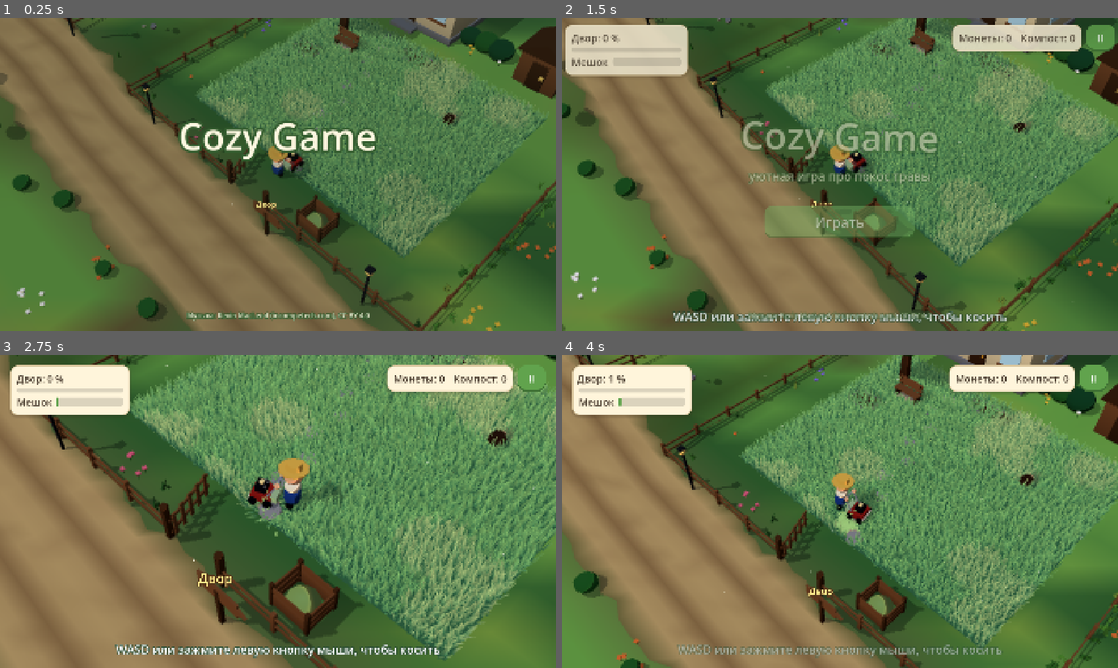
Above: before the commit, frames 1-4 (two rows, left to right).
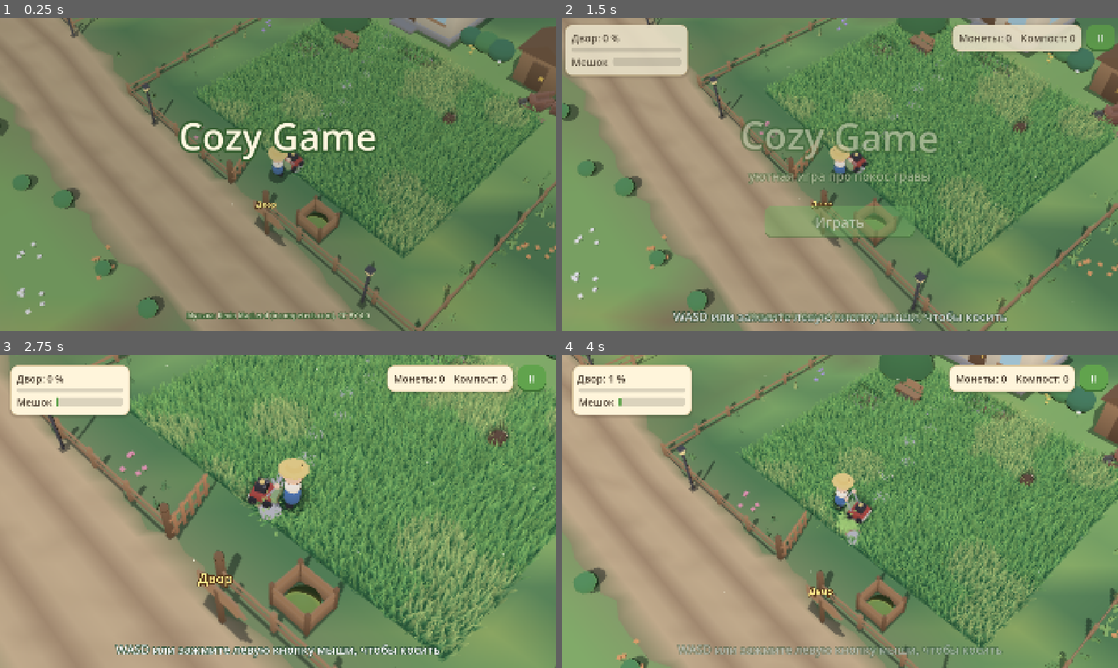
Above: after the commit, the same moments.

Repository: MrKrob00/Cozy-Game
Game: Godot game, scene res://scenes/village.tscn
Same seed, same stepped clock (60 frames per second), same inputs: the game is played once before the commit and once after it.
Inputs (mouse positions are in pixels of both pictures, inside the frame that each line leads up to):
- Up to frame 1 (0.25 s): no input
- Up to frame 2 (1.5 s): move the mouse to (962, 158) at 0.52 s; hold D (move_right) 0.53-1.25 s; hold E (interact) 0.53-1.25 s; click (962, 158) at 0.67 s; click "Играть" at 1.25 s
- Up to frame 3 (2.75 s): drag from (166, 527) to (250, 574) at 2.02 s
- Up to frame 4 (4 s): move the mouse to (895, 442) at 2.77 s; hold D (move_right) 2.78-3.5 s; hold Mouse wheel down (zoom_out) 2.78-3.5 s; drag from (812, 574) to (673, 464) at 3.52 s

The runs differ from the first frame. In frame 1, 76% of the frame differs, in the area x 0-100%, y 0-100%; in frame 2, 69%; in frame 3, 62%; in frame 4, 69%.

Commit message:
Add KayKit models, a windmill landmark and fix colour and shadow bugs
Bring in CC0 models from KayKit Medieval Hexagon (trees, rocks, water
lilies, barrels, crates, sacks, wheelbarrow, lumber, windmill),
converted to vertex colours by tools/convert_kaykit.py and tinted to
our palette. Trees around the village and in plots, meadow rocks and
pond lilies use them; prop clusters make yards and the square look
lived in. A windmill with turning sails stands on the hill past the
last plot as a landmark that pulls the player up the road.

Fix vertex colours being converted to linear twice (models and the
meadow came out about half as bright), move the sun behind the
camera so objects face the viewer with their lit side, and cast
shadows from each part's own base so they land on terraces and
ramps.

Co-Authored-By: Claude Opus 5.5 <noreply@anthropic.com>
Claude-Session: https://claude.ai/code/session_01Lbjh89c2rRWiLCHeMGFfiw

Diff:
--- a/scenes/plots/garden.tscn
+++ b/scenes/plots/garden.tscn
@@ -11,6 +11,7 @@
 [ext_resource type="Script" path="res://scripts/flower_bed.gd" id="9_bed"]
 [ext_resource type="Script" path="res://scripts/wild_flowers.gd" id="10_wild"]
 [ext_resource type="Script" path="res://scripts/villager.gd" id="11_villager"]
+[ext_resource type="Script" path="res://scripts/props_cluster.gd" id="90_cluster"]
 
 [node name="Garden" type="Node3D"]
 script = ExtResource("1_plot")
@@ -158,3 +159,15 @@
 display_name = "монетки в жестянке"
 kind = 2
 coins_reward = 15
+
+[node name="PropsHouse" type="Node3D" parent="."]
+transform = Transform3D(1, 0, 0, 0, 1, 0, 0, 0, 1, 8.6, 0, -8.6)
+script = ExtResource("90_cluster")
+kind = 1
+random_seed = 28
+
+[node name="PropsWell" type="Node3D" parent="."]
+transform = Transform3D(1, 0, 0, 0, 1, 0, 0, 0, 1, -10.4, 0, -3.0)
+script = ExtResource("90_cluster")
+kind = 1
+random_seed = 64
--- a/scenes/plots/orchard.tscn
+++ b/scenes/plots/orchard.tscn
@@ -12,6 +12,7 @@
 [ext_resource type="Script" path="res://scripts/wild_flowers.gd" id="10_wild"]
 [ext_resource type="Script" path="res://scripts/animal.gd" id="11_animal"]
 [ext_resource type="Script" path="res://scripts/stepping_stones.gd" id="12_stones"]
+[ext_resource type="Script" path="res://scripts/props_cluster.gd" id="90_cluster"]
 
 [node name="Orchard" type="Node3D"]
 script = ExtResource("1_plot")
@@ -251,3 +252,15 @@
 [node name="CompostBin" type="Node3D" parent="."]
 transform = Transform3D(1, 0, 0, 0, 1, 0, 0, 0, 1, 3.6, 0, 11.4)
 script = ExtResource("6_compost")
+
+[node name="PropsHarvestA" type="Node3D" parent="."]
+transform = Transform3D(1, 0, 0, 0, 1, 0, 0, 0, 1, 16.2, 0, 10.6)
+script = ExtResource("90_cluster")
+kind = 3
+random_seed = 26
+
+[node name="PropsHarvestB" type="Node3D" parent="."]
+transform = Transform3D(1, 0, 0, 0, 1, 0, 0, 0, 1, -16.0, 0, -11.0)
+script = ExtResource("90_cluster")
+kind = 3
+random_seed = 35
--- a/scenes/plots/square.tscn
+++ b/scenes/plots/square.tscn
@@ -13,6 +13,7 @@
 [ext_resource type="Script" path="res://scripts/villager.gd" id="11_villager"]
 [ext_resource type="Script" path="res://scripts/repairable.gd" id="12_repair"]
 [ext_resource type="Script" path="res://scripts/bureau.gd" id="13_bureau"]
+[ext_resource type="Script" path="res://scripts/props_cluster.gd" id="90_cluster"]
 
 [node name="Square" type="Node3D"]
 script = ExtResource("1_plot")
@@ -203,3 +204,15 @@
 appears_after_plot = "square"
 arrival_text = "В деревню вернулся почтальон — он у калитки площади"
 lines = PackedStringArray("Нашёл в траве чужую вещь? Неси в «Бюро находок» — верну хозяину.", "Фонтан бы починить… С водой площадь совсем другая.", "Фруктовый сад рядом. Говорят, в пруду там живут лягушки.")
+
+[node name="PropsMarketA" type="Node3D" parent="."]
+transform = Transform3D(1, 0, 0, 0, 1, 0, 0, 0, 1, -11.6, 0, -8.8)
+script = ExtResource("90_cluster")
+kind = 2
+random_seed = 1
+
+[node name="PropsMarketB" type="Node3D" parent="."]
+transform = Transform3D(1, 0, 0, 0, 1, 0, 0, 0, 1, 11.4, 0, 8.6)
+script = ExtResource("90_cluster")
+kind = 2
+random_seed = 18
--- a/scenes/plots/yard.tscn
+++ b/scenes/plots/yard.tscn
@@ -12,6 +12,7 @@
 [ext_resource type="Script" path="res://scripts/workshop.gd" id="10_workshop"]
 [ext_resource type="Script" path="res://scripts/villager.gd" id="11_villager"]
 [ext_resource type="Script" path="res://scripts/bedtime.gd" id="12_bedtime"]
+[ext_resource type="Script" path="res://scripts/props_cluster.gd" id="90_cluster"]
 
 [node name="Yard" type="Node3D"]
 script = ExtResource("1_plot")
@@ -122,3 +123,15 @@
 display_name = "старые монетки"
 kind = 2
 coins_reward = 10
+
+[node name="PropsShed" type="Node3D" parent="."]
+transform = Transform3D(1, 0, 0, 0, 1, 0, 0, 0, 1, 7.6, 0, -7.2)
+script = ExtResource("90_cluster")
+kind = 0
+random_seed = 93
+
+[node name="PropsHouse" type="Node3D" parent="."]
+transform = Transform3D(1, 0, 0, 0, 1, 0, 0, 0, 1, -7.6, 0, -7.4)
+script = ExtResource("90_cluster")
+kind = 1
+random_seed = 28
--- a/scripts/graphics.gd
+++ b/scripts/graphics.gd
@@ -59,8 +59,10 @@
 const EXPOSURE := 0.86
 const BOUNCE := Color(0.50, 0.44, 0.30)
 const GLOW := Color(0.36, 0.14, 0.03)
-## Направление солнечных лучей (как у прежнего DirectionalLight3D).
-const SUN_DIRECTION := Vector3(0.353, -0.788, -0.504)
+## Направление солнечных лучей. Солнце светит из-за плеча камеры, слева:
+## к игроку обращены освещённые стороны предметов, тени падают от камеры.
+## (Раньше свет шёл сбоку-сзади, и деревья с кустами были к нам теневой стороной.)
+const SUN_DIRECTION := Vector3(-0.28, -0.76, -0.58)
 
 var preset: Dictionary:
 	get:
@@ -113,10 +115,12 @@
 		haze := Color(0.66, 0.88, 0.98)) -> void:
 	var haze_linear := haze.srgb_to_linear()
 	_day["haze_color"] = Vector3(haze_linear.r, haze_linear.g, haze_linear.b)
-	_day["day_sun"] = Vector3(sun.r, sun.g, sun.b) * sun_energy * EXPOSURE
-	_day["day_ambient"] = Vector3(ambient.r, ambient.g, ambient.b) * EXPOSURE
+	# Меньше заполняющего света и больше солнца: формы читаются, картинка
+	# не плоская.
+	_day["day_sun"] = Vector3(sun.r, sun.g, sun.b) * sun_energy * EXPOSURE * 1.3
+	_day["day_ambient"] = Vector3(ambient.r, ambient.g, ambient.b) * EXPOSURE * 0.72
 	# Отражённый от земли свет — тёплый, от него тени снизу не серые.
-	_day["day_bounce"] = Vector3(BOUNCE.r, BOUNCE.g, BOUNCE.b) * EXPOSURE
+	_day["day_bounce"] = Vector3(BOUNCE.r, BOUNCE.g, BOUNCE.b) * EXPOSURE * 0.72
 	_day["day_glow"] = Vector3(GLOW.r, GLOW.g, GLOW.b) * sun_energy
 	_day["day_saturation"] = saturation
 	_push(_lit, _day)
--- a/scripts/meadow.gd
+++ b/scripts/meadow.gd
@@ -10,16 +10,16 @@
 ##   * густые кочки вдоль заборов, чтобы сломать длинные прямые линии.
 ## Всё временное, из примитивов; россыпи склеиваются по клеткам (Placeholder).
 
-const GRASS_LIGHT := Color(0.62, 0.82, 0.44)
-const GRASS_DARK := Color(0.42, 0.65, 0.38)
-const CLOVER := Color(0.74, 0.82, 0.40)
-const DRY := Color(0.80, 0.78, 0.46)
+const GRASS_LIGHT := Color(0.50, 0.73, 0.33)
+const GRASS_DARK := Color(0.30, 0.54, 0.29)
+const CLOVER := Color(0.62, 0.74, 0.30)
+const DRY := Color(0.74, 0.70, 0.38)
 const SLOPE := Color(0.50, 0.58, 0.32)
-const DIRT := Color(0.68, 0.57, 0.40)
-const WORN := Color(0.64, 0.66, 0.44)
-const ROAD := Color(0.88, 0.78, 0.57)
-const ROAD_RUT := Color(0.76, 0.64, 0.45)
-const ROAD_EDGE := Color(0.70, 0.66, 0.44)
+const DIRT := Color(0.60, 0.47, 0.32)
+const WORN := Color(0.56, 0.60, 0.36)
+const ROAD := Color(0.84, 0.70, 0.48)
+const ROAD_RUT := Color(0.68, 0.53, 0.36)
+const ROAD_EDGE := Color(0.60, 0.58, 0.36)
 const TUFTS := [Color(0.40, 0.66, 0.32), Color(0.52, 0.76, 0.36), Color(0.34, 0.58, 0.32),
 		Color(0.66, 0.76, 0.38)]
 const PETALS := [Color(1.0, 0.98, 0.94), Color(1.0, 0.86, 0.32), Color(1.0, 0.58, 0.68),
@@ -93,7 +93,7 @@
 			if edge:
 				color = ROAD_EDGE
 			vertices.append(Vector3(x, terrain.street_height(x) + 0.03, z))
-			colors.append(color.srgb_to_linear())
+			colors.append(color)
 	for row in rows - 1:
 		for column in COLUMNS:
 			var a := row * (COLUMNS + 1) + column
@@ -192,9 +192,9 @@
 
 
 static func rock(parent: Node3D, at: Vector3, size: float, rng: RandomNumberGenerator) -> void:
-	var stone := Placeholder.part(parent, Placeholder.sphere(size, 6), ROCKS[rng.randi() % ROCKS.size()],
-			at + Vector3(0.0, size * 0.3, 0.0), Vector3(0.0, rng.randf() * 360.0, rng.randf_range(-12.0, 12.0)))
-	stone.scale = Vector3(1.0, rng.randf_range(0.5, 0.75), rng.randf_range(0.8, 1.1))
+	# Камни — модели KayKit (их пять видов); size — примерный радиус.
+	var model: String = ["rock_a", "rock_b", "rock_c", "rock_d", "rock_e"][rng.randi() % 5]
+	Models.place(parent, model, at, size * 9.0, rng.randf() * TAU)
 
 
 static func mushroom(parent: Node3D, at: Vector3, rng: RandomNumberGenerator) -> void:
@@ -226,7 +226,7 @@
 			# Склоны чуть темнее и теплее: рельеф читается сверху.
 			var slope := 1.0 - normals[-1].y
 			color = color.lerp(SLOPE, clampf(slope * 4.0, 0.0, 0.45))
-			colors.append(color.srgb_to_linear())
+			colors.append(color)
 	for row in rows:
 		for column in columns:
 			var a := row * (columns + 1) + column
--- /dev/null
+++ b/scripts/models.gd
@@ -0,0 +1,41 @@
+class_name Models
+## Готовые модели KayKit (CC0, Kay Lousberg): деревья, камни, бочки, мельница.
+## Переведены скриптом tools/convert_kaykit.py: цвет — в вершинах, в альфе —
+## сила качания на ветру. Ставятся как детали Placeholder и склеиваются вместе
+## с ними в одну модель на объект.
+
+const DIRECTORY := "res://assets/models/"
+
+static var _meshes: Dictionary = {}
+
+
+## Модель по имени файла (без .gltf), или null.
+static func mesh(model: String) -> Mesh:
+	if _meshes.has(model):
+		return _meshes[model]
+	var found: Mesh = null
+	var path := DIRECTORY + model + ".gltf"
+	if ResourceLoader.exists(path):
+		var scene := (load(path) as PackedScene).instantiate()
+		for node in scene.find_children("*", "MeshInstance3D", true, false):
+			found = (node as MeshInstance3D).mesh
+			break
+		scene.free()
+	_meshes[model] = found
+	return found
+
+
+## Ставит модель как деталь: её склеит Placeholder.bake_tree.
+static func place(parent: Node3D, model: String, at: Vector3, scale: float, yaw := 0.0,
+		casts_shadow := true) -> MeshInstance3D:
+	var instance := MeshInstance3D.new()
+	instance.mesh = mesh(model)
+	instance.material_override = Placeholder.vertex_material()
+	instance.set_meta("vertex_colors", true)
+	instance.position = at
+	instance.rotation.y = yaw
+	instance.scale = Vector3.ONE * scale
+	if not casts_shadow:
+		instance.cast_shadow = GeometryInstance3D.SHADOW_CASTING_SETTING_OFF
+	parent.add_child(instance)
+	return instance
--- a/scripts/placeholder.gd
+++ b/scripts/placeholder.gd
@@ -158,16 +158,19 @@
 
 static func _bakeable(part_mesh: MeshInstance3D) -> bool:
 	return part_mesh.visible and part_mesh.mesh != null and not part_mesh.has_meta("no_bake") \
-			and _colors.has(part_mesh.material_override)
+			and (_colors.has(part_mesh.material_override) or part_mesh.has_meta("vertex_colors"))
 
 
 # Одна модель из деталей: вершины в координатах узла, цвет детали в вершинах
-# (линейный, как его видит шейдер), у цветов — основание стебля в UV2.
+# (в sRGB: движок переводит его в линейный сам), у цветов — основание стебля в UV2.
 static func _merge(items: Array, plant: bool) -> ArrayMesh:
 	var vertices := PackedVector3Array()
 	var normals := PackedVector3Array()
 	var colors := PackedColorArray()
 	var uv2 := PackedVector2Array()
+	# UV.y — низ детали (её «земля»): от него тень ложится на землю. Окружение
+	# склеено клетками, и детали в одной модели стоят на разной высоте.
+	var uv := PackedVector2Array()
 	var indices := PackedInt32Array()
 	for item: Array in items:
 		var mesh_part: MeshInstance3D = item[0]
@@ -178,16 +181,31 @@
 		var part_normals: PackedVector3Array = arrays[Mesh.ARRAY_NORMAL]
 		var part_indices: PackedInt32Array = arrays[Mesh.ARRAY_INDEX]
 		var start := vertices.size()
-		vertices.append_array(local * part_vertices)
+		var placed := local * part_vertices
+		vertices.append_array(placed)
+		var bottom := INF
+		for vertex in placed:
+			bottom = minf(bottom, vertex.y)
+		var part_uv := PackedVector2Array()
+		part_uv.resize(placed.size())
+		part_uv.fill(Vector2(0.0, bottom))
+		uv.append_array(part_uv)
 		var normal_basis := Transform3D(local.basis.inverse().transposed(), Vector3.ZERO)
 		normals.append_array(normal_basis * part_normals)
-		var color: Color = _colors[mesh_part.material_override].srgb_to_linear()
-		# Альфа цвета вершины — сила качания на ветру (листва, кочки, цветы).
-		color.a = mesh_part.get_meta("sway", 0.0)
-		var part_colors := PackedColorArray()
-		part_colors.resize(part_vertices.size())
-		part_colors.fill(color)
-		colors.append_array(part_colors)
+		if mesh_part.has_meta("vertex_colors"):
+			# Готовая модель: цвета уже в вершинах, альфа — качание.
+			colors.append_array(arrays[Mesh.ARRAY_COLOR])
+		else:
+			# Цвет вершины пишется как есть, в sRGB: движок сам переводит цвета
+			# вершин в линейные (проверено замером: с переводом здесь модели
+			# получались вдвое темнее).
+			var color: Color = _colors[mesh_part.material_override]
+			# Альфа цвета вершины — сила качания на ветру (листва, кочки, цветы).
+			color.a = mesh_part.get_meta("sway", 0.0)
+			var part_colors := PackedColorArray()
+			part_colors.resize(part_vertices.size())
+			part_colors.fill(color)
+			colors.append_array(part_colors)
 		if plant:
 			var anchor: Vector3 = mesh_part.get_meta("anchor", local.origin)
 			var part_uv2 := PackedVector2Array()
@@ -205,6 +223,7 @@
 	surface[Mesh.ARRAY_VERTEX] = vertices
 	surface[Mesh.ARRAY_NORMAL] = normals
 	surface[Mesh.ARRAY_COLOR] = colors
+	surface[Mesh.ARRAY_TEX_UV] = uv
 	if plant:
 		surface[Mesh.ARRAY_TEX_UV2] = uv2
 	surface[Mesh.ARRAY_INDEX] = indices
--- a/scripts/plot_prop.gd
+++ b/scripts/plot_prop.gd
@@ -25,6 +25,8 @@
 const POND_RADIUS := 2.8
 ## Насколько растворяется крона, когда заслоняет игрока.
 const CROWN_FADE := 0.3
+## Масштаб модели дерева: крона около 2,5 м в поперечнике, высота около 5 м.
+const TREE_SCALE := 4.2
 
 var _windows: Array[MeshInstance3D] = []
 var _door: Node3D
@@ -172,25 +174,20 @@
 
 
 func _build_tree() -> void:
-	Placeholder.part(self, Placeholder.cylinder(0.32, 2.2, 0.22), WOOD_DARK, Vector3(0.0, 1.1, 0.0))
-	# Крона — отдельная модель: она растворяется, когда заслоняет игрока.
+	# Дерево — модель KayKit целиком в узле кроны: оно растворяется, когда
+	# заслоняет игрока.
 	_crown = Node3D.new()
 	_crown.name = "Crown"
 	add_child(_crown)
-	for leaves in [
-		Placeholder.part(_crown, Placeholder.sphere(1.5), LEAVES, Vector3(0.0, 3.1, 0.0)),
-		Placeholder.part(_crown, Placeholder.sphere(1.05), LEAVES_LIGHT, Vector3(0.7, 4.0, 0.3)),
-		Placeholder.part(_crown, Placeholder.sphere(0.9), LEAVES, Vector3(-0.8, 3.7, -0.4)),
-	]:
-		leaves.set_meta("sway", 0.35)
+	Models.place(_crown, "tree_round", Vector3.ZERO, TREE_SCALE, hash(name) % 628 / 100.0)
 	if fruit:
 		var rng := RandomNumberGenerator.new()
 		rng.seed = hash(name)
-		for i in 9:
-			var direction := Vector3(rng.randf_range(-1.0, 1.0), rng.randf_range(-0.5, 0.6),
+		for i in 10:
+			var direction := Vector3(rng.randf_range(-1.0, 1.0), rng.randf_range(-0.3, 0.7),
 					rng.randf_range(-1.0, 1.0)).normalized()
-			Placeholder.part(_crown, Placeholder.sphere(0.14, 6), Color(0.92, 0.26, 0.24),
-					Vector3(0.0, 3.1, 0.0) + direction * 1.5)
+			Placeholder.part(_crown, Placeholder.sphere(0.16, 6), Color(0.92, 0.26, 0.24),
+					Vector3(0.0, 3.0, 0.0) + direction * Vector3(1.25, 1.1, 1.25))
 	var shape := CollisionShape3D.new()
 	var cylinder := CylinderShape3D.new()
 	cylinder.radius = 0.4
@@ -292,7 +289,6 @@
 
 func _build_pond() -> void:
 	const WATER := Color(0.4, 0.68, 0.86)
-	const LILY := Color(0.36, 0.66, 0.36)
 	var water := Placeholder.part(self, Placeholder.cylinder(POND_RADIUS, 0.06), WATER, Vector3(0.0, 0.03, 0.0))
 	water.cast_shadow = GeometryInstance3D.SHADOW_CASTING_SETTING_OFF
 	var rng := RandomNumberGenerator.new()
@@ -304,11 +300,13 @@
 		var pebble := Placeholder.part(self, Placeholder.sphere(rng.randf_range(0.2, 0.32)), STONE,
 				Vector3(cos(angle), 0.0, sin(angle)) * (POND_RADIUS + 0.05) + Vector3(0.0, 0.08, 0.0))
 		pebble.scale = Vector3(1.0, 0.6, 1.0)
+	# Кувшинки — модели KayKit.
 	for i in 6:
 		var angle := rng.randf() * TAU
 		var distance := rng.randf_range(0.5, POND_RADIUS - 0.6)
-		Placeholder.part(self, Placeholder.cylinder(rng.randf_range(0.22, 0.34), 0.03), LILY,
-				Vector3(cos(angle) * distance, 0.08, sin(angle) * distance))
+		Models.place(self, "waterlily_a" if i % 2 == 0 else "waterlily_b",
+				Vector3(cos(angle) * distance, 0.07, sin(angle) * distance), rng.randf_range(3.5, 5.0),
+				rng.randf() * TAU, false)
 	Placeholder.part(self, Placeholder.sphere(0.09), Color(1.0, 0.7, 0.8), Vector3(0.6, 0.16, -0.4))
 	var shape := CollisionShape3D.new()
 	var cylinder := CylinderShape3D.new()
--- /dev/null
+++ b/scripts/props_cluster.gd
@@ -0,0 +1,49 @@
+extends Node3D
+## Россыпь бытовых мелочей (модели KayKit) у построек: бочки, ящики,
+## мешки, тачка, доски. Делает места обжитыми. Трава под ними не растёт.
+
+enum Kind { WORKSHOP, FARM, MARKET, HARVEST }
+
+@export var kind := Kind.FARM
+@export var random_seed := 1
+
+## [модель, сдвиг (x, z), масштаб, поворот в градусах]
+const LAYOUTS := {
+	Kind.WORKSHOP: [
+		["lumber", Vector2(0.0, 0.0), 2.6, 15.0], ["barrel", Vector2(1.3, 0.4), 4.2, 0.0],
+		["wheelbarrow", Vector2(-1.4, 0.6), 4.0, -40.0], ["crate", Vector2(1.0, -0.8), 4.0, 20.0],
+	],
+	Kind.FARM: [
+		["sack", Vector2(0.0, 0.0), 5.0, 30.0], ["sack", Vector2(0.45, 0.3), 5.0, -20.0],
+		["bucket", Vector2(-0.8, 0.3), 4.5, 0.0], ["crate_open", Vector2(0.9, -0.6), 4.0, 10.0],
+	],
+	Kind.MARKET: [
+		["barrel", Vector2(0.0, 0.0), 4.2, 0.0], ["barrel", Vector2(0.9, 0.2), 4.2, 0.0],
+		["crate", Vector2(0.4, 0.9), 4.0, 35.0], ["crate", Vector2(0.4, 0.9), 3.4, 10.0],
+		["pallet", Vector2(-1.1, 0.4), 4.0, 0.0], ["sack", Vector2(-1.1, 0.4), 4.5, 60.0],
+	],
+	Kind.HARVEST: [
+		["crate_open", Vector2(0.0, 0.0), 4.0, 0.0], ["crate_open", Vector2(0.95, 0.15), 4.0, 12.0],
+		["wheelbarrow", Vector2(-1.3, 0.4), 4.0, 70.0], ["barrel", Vector2(0.5, -0.9), 4.0, 0.0],
+	],
+}
+## Высота каждой модели при масштабе 1 (чтобы ставить одно на другое).
+const HEIGHTS := {"crate": 0.14, "pallet": 0.08}
+
+
+func _enter_tree() -> void:
+	add_to_group("grass_shaper")
+
+
+func _ready() -> void:
+	var stacked := {}
+	for item: Array in LAYOUTS[kind]:
+		var model: String = item[0]
+		var offset: Vector2 = item[1]
+		var lift: float = stacked.get(offset, 0.0)
+		Models.place(self, model, Vector3(offset.x, lift, offset.y), item[2], deg_to_rad(item[3]))
+		stacked[offset] = lift + HEIGHTS.get(model, 0.0) * item[2]
+
+
+func shape_grass(field: MowField) -> void:
+	field.block_circle(global_position, 1.8)
--- a/scripts/village.gd
+++ b/scripts/village.gd
@@ -65,7 +65,7 @@
 			_sun = child
 			_sun.visible = false
 			_sun.shadow_enabled = false
-			Graphics.sun_direction = -_sun.global_basis.z.normalized()
+			Graphics.sun_direction = Graphics.SUN_DIRECTION.normalized()
 	var shadows := Shadows.new()
 	shadows.name = "Shadows"
 	add_child(shadows)
--- a/scripts/village_decor.gd
+++ b/scripts/village_decor.gd
@@ -13,6 +13,10 @@
 const POST := Color(0.30, 0.30, 0.34)
 const LANTERN := Color(1.0, 0.9, 0.55)
 const BAKE_CELL := 24.0
+## Мельница: где стоит (x, z), масштаб модели и ось крыльев в координатах модели.
+const WINDMILL_AT := Vector2(-104.0, -16.0)
+const WINDMILL_SCALE := 6.0
+const WINDMILL_PIVOT := Vector3(0.0, 0.957, 0.332)
 ## Насколько луг выходит за участки и улицу, метры.
 const MEADOW_MARGIN := 28.0
 const FLAGS := [Color(1.0, 0.45, 0.45), Color(1.0, 0.82, 0.3), Color(0.45, 0.8, 1.0),
@@ -23,6 +27,8 @@
 var _terrain: Terrain
 var _lamps: Array[Vector3] = []
 var _trees: Array[Vector3] = []
+var _windmill_fan: MeshInstance3D
+var _obstacles_extra: Array = []
 ## Где россыпям не место: [центр (x, z), радиус].
 var _obstacles: Array = []
 var _bunting: Node3D
@@ -38,6 +44,7 @@
 
 
 func _ready() -> void:
+	set_process(false)
 	# Окружение склеивается по клеткам: одна модель на клетку, но далёкие
 	# клетки за кадром всё равно отсекаются.
 	set_meta("bake_cell", BAKE_CELL)
@@ -59,6 +66,7 @@
 	_build_lamps(road_rect)
 	_build_near_bushes(road_rect, rng)
 	_build_trees(road_rect, rng)
+	_build_windmill()
 	_collect_obstacles()
 	var free_at := _is_free.bind(road_rect)
 	Meadow.scatter(self, area.grow(-6.0), free_at, _trees, random_seed + 5, _terrain)
@@ -152,20 +160,19 @@
 			continue
 		at = _ground(at.x, at.z)
 		_trees.append(at)
-		var tree := Node3D.new()
-		tree.position = at
-		tree.scale = Vector3.ONE * rng.randf_range(0.8, 1.4)
-		tree.set_meta("merge_up", true)
-		add_child(tree)
-		var color: Color = LEAVES[rng.randi() % LEAVES.size()]
-		# Деревья вдали попроще: меньше граней.
-		Placeholder.part(tree, Placeholder.cylinder(0.28, 1.6, 0.2), TRUNK, Vector3(0.0, 0.8, 0.0))
-		for leaves in [
-			Placeholder.part(tree, Placeholder.sphere(1.3, 8), color, Vector3(0.0, 2.4, 0.0)),
-			Placeholder.part(tree, Placeholder.sphere(0.95, 8), color, Vector3(0.5, 3.3, 0.2)),
-			Placeholder.part(tree, Placeholder.sphere(0.8, 8), color, Vector3(-0.6, 3.0, -0.3)),
-		]:
-			leaves.set_meta("sway", 0.35)
+		# Деревья — модели KayKit: круглые и ели, по одному и рощицами.
+		var pick := rng.randf()
+		var model := "tree_round"
+		var size := rng.randf_range(3.4, 4.6)
+		if pick < 0.3:
+			model = "tree_pine"
+		elif pick < 0.45:
+			model = "trees_round_small"
+			size = rng.randf_range(3.2, 4.0)
+		elif pick < 0.55:
+			model = "trees_pine_small"
+			size = rng.randf_range(3.4, 4.2)
+		Models.place(self, model, at, size, rng.randf() * TAU)
 
 
 func _bush(at: Vector3, size: float, rng: RandomNumberGenerator) -> void:
@@ -187,6 +194,25 @@
 			if plot.get_inner_rect().grow(reach).has_point(Vector2(at.x, at.z)):
 				return true
 	return false
+
+
+# Мельница на холме за последним участком: её видно издалека, она зовёт вверх
+# по дороге. Крылья вращаются.
+func _build_windmill() -> void:
+	var at := _ground(WINDMILL_AT.x, WINDMILL_AT.y)
+	Models.place(self, "windmill", at, WINDMILL_SCALE, 0.6)
+	_obstacles_extra.append([WINDMILL_AT, 4.5])
+	_windmill_fan = Models.place(self, "windmill_fan",
+			at + Vector3(0.0, WINDMILL_PIVOT.y, 0.0) + Vector3(0.0, 0.0, WINDMILL_PIVOT.z).rotated(Vector3.UP, 0.6) * WINDMILL_SCALE,
+			WINDMILL_SCALE, 0.6, false)
+	_windmill_fan.set_meta("no_bake", true)
+	_windmill_fan.position.y = at.y + WINDMILL_PIVOT.y * WINDMILL_SCALE
+	set_process(true)
+
+
+func _process(delta: float) -> void:
+	if _windmill_fan:
+		_windmill_fan.rotate_object_local(Vector3.FORWARD, delta * 0.6)
 
 
 # Точка на земле с высотой рельефа.
@@ -221,6 +247,7 @@
 		_obstacles.append([Vector2(tree.x, tree.z), 0.7])
 	for lamp in _lamps:
 		_obstacles.append([Vector2(lamp.x, lamp.z), 0.5])
+	_obstacles.append_array(_obstacles_extra)
 
 
 # Свободно ли место для россыпи: не на улице, не там, где ходят и косят, не в препятствии.
--- a/shaders/shadow_cast.gdshader
+++ b/shaders/shadow_cast.gdshader
@@ -4,11 +4,12 @@
 shader_type spatial;
 render_mode unshaded, cull_disabled, depth_test_disabled, depth_draw_never, world_vertex_coords;
 
-uniform vec3 day_dir = vec3(0.353, -0.788, -0.504);
+uniform vec3 day_dir = vec3(-0.28, -0.76, -0.58);
 
 void vertex() {
-	// Земля под предметом — высота его узла (участки стоят на террасах).
-	float ground = MODEL_MATRIX[3].y;
+	// Земля под предметом — низ его детали (Placeholder пишет его в UV.y,
+	// в координатах модели): участки и подъёмы на разной высоте.
+	float ground = (MODEL_MATRIX * vec4(0.0, UV.y, 0.0, 1.0)).y;
 	float lift = max(VERTEX.y - ground, 0.0) / max(-day_dir.y, 0.1);
 	VERTEX.xz += day_dir.xz * lift;
 	VERTEX.y = ground;
Not shown, added: assets/models/barrel.gltf
Not shown, added: assets/models/barrel.gltf.import
Not shown, added: assets/models/bucket.gltf
Not shown, added: assets/models/bucket.gltf.import
Not shown, added: assets/models/crate.gltf
Not shown, added: assets/models/crate.gltf.import
Not shown, added: assets/models/crate_open.gltf
Not shown, added: assets/models/crate_open.gltf.import
Not shown, added: assets/models/lumber.gltf
Not shown, added: assets/models/lumber.gltf.import
Not shown, added: assets/models/pallet.gltf
Not shown, added: assets/models/pallet.gltf.import
(and 38 more such lines)
